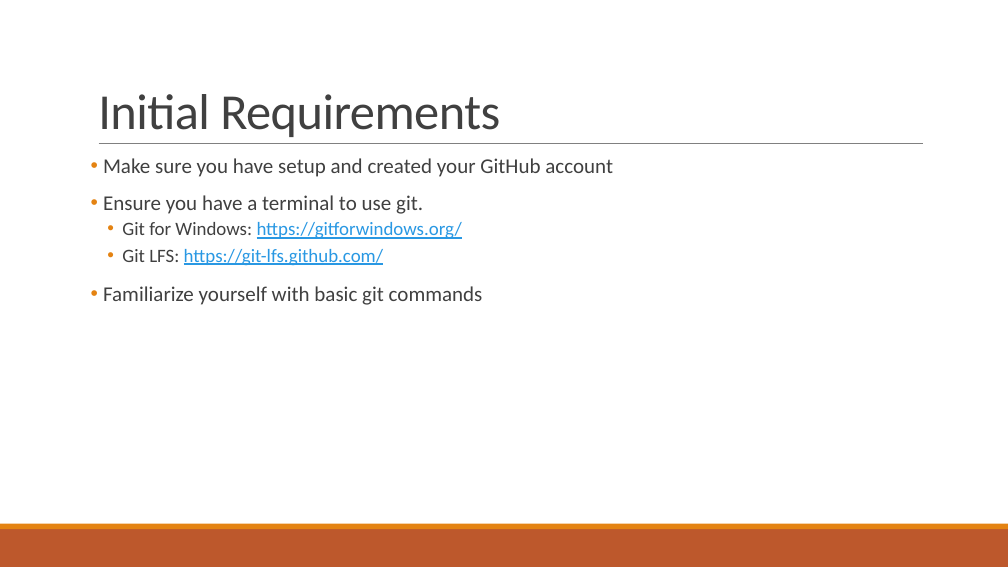
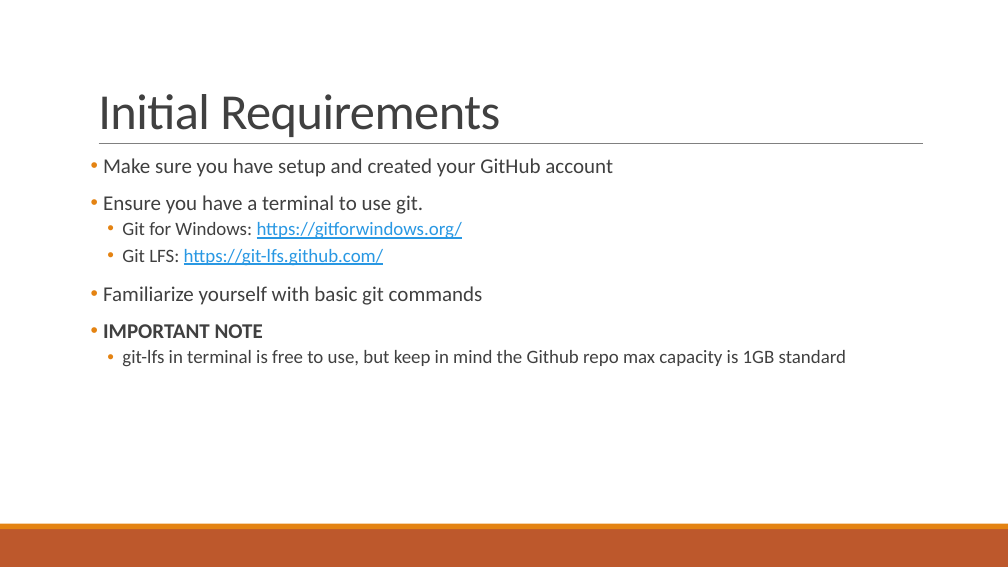
Before and after one commit to ddiLab/VR-Tutorial, a slide deck: slide 2 of Intro to VR 1 - Using Github.pptx. Drawn at 1008x567 pixels with LibreOffice and Linux fonts; fonts in the diff are those of the drawing. Boxes give left, top, right and bottom in pixels: in the first picture for what was removed or moved away, otherwise in the second. Text is boxed around its words. In the diff, an @@ line names an element or a change of style, - is before the commit and + after.

```diff
--- a/Intro to VR 1 - Using Github.pptx
+++ b/Intro to VR 1 - Using Github.pptx
@@ text at [103,324,846,367]: paragraphs added @@
+• IMPORTANT NOTE
+  • git-lfs in terminal is free to use, but keep in mind the Github repo max capacity is 1GB standard
```
Also in this commit, not shown: 2 slides added, 7 other files.
